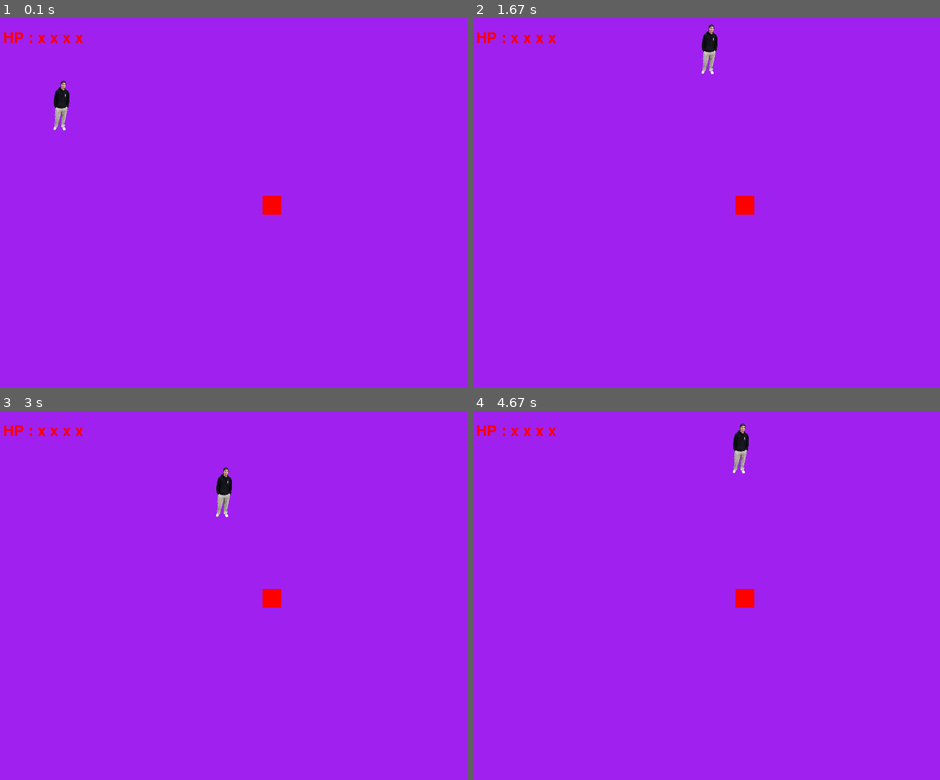
Above: before the commit, frames 1-4 (two rows, left to right).
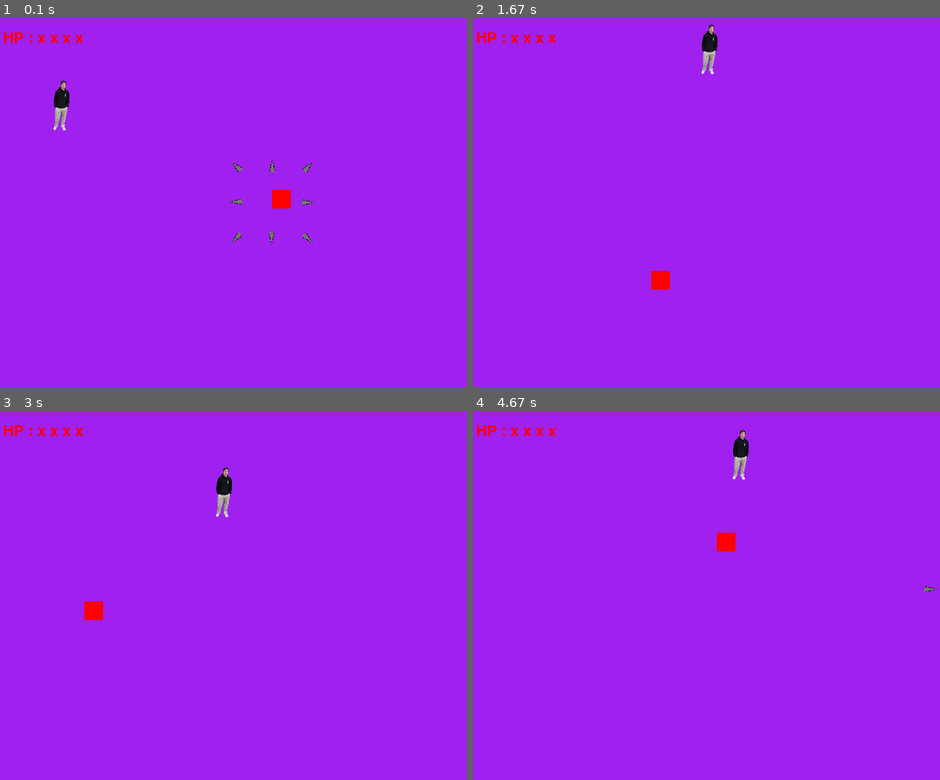
Above: after the commit, the same moments.

Repository: Marzzzbeats/Python_game
Game: pygame game, started from main.py
The game is run twice, just before and just after one commit, with the same random seed, the same clock (stepped at 60 frames per second) and the same inputs.
Inputs:
- Up to frame 1 (0.1 s): no input
- Up to frame 2 (1.67 s): hold Space 0.33-0.8 s; hold Right 0.33-0.8 s; hold Right 0.83-1.3 s; hold Up 1.33-1.63 s
- Up to frame 3 (3 s): hold Right 1.67-2.13 s; hold Left 2.17-2.7 s; hold Down from 2.73 s (still down)
- Up to frame 4 (4.67 s): release Down at 3.03 s; hold Left 3.07-3.47 s; hold Up 3.5-3.87 s; hold Right 3.9-4.53 s; hold Down from 4.57 s (still down)

The runs differ from the first frame. In frame 1, 0.5% of the frame differs, in the area x 49-68%, y 38-62%; in frame 2, 0.4%; in frame 3, 0.4%; in frame 4, 0.7%, in the area x 52-100%, y 3-54%.

Commit message:
spike attack

Diff:
--- a/attacks.py
+++ b/attacks.py
@@ -20,3 +20,26 @@
 
         if self.rect.y < 0 or self.ttl <= 0:
             self.kill()
+
+class Spike(pg.sprite.Sprite):
+
+    def __init__(self, x, y, dirx, diry, dammage):
+        super().__init__()
+        self.position = pg.Vector2(x, y)
+        self.direction = pg.Vector2(dirx, diry)
+        self.dammage = dammage
+        self.image = pg.image.load('./assets/spike.png').convert_alpha()
+        self.image = pg.transform.scale(self.image, (10, 20))
+        self.angle = self.direction.angle_to(pg.Vector2(0,-1))
+        self.image = pg.transform.rotate(self.image, self.angle)
+        self.rect = self.image.get_rect(center = (x,y))
+        self.speed = 700
+        self.velocity = self.direction * self.speed
+
+
+    def update(self, dt):
+        self.position += self.velocity * dt
+        self.rect.center = self.position
+
+        if self.rect.y < 0 or self.rect.y > 590 or self.rect.x < 0 or self.rect.x > 790 :
+            self.kill()
--- a/ennemy.py
+++ b/ennemy.py
@@ -1,5 +1,7 @@
 import pygame as pg
 import beings
+import attacks
+import random as rd
 
 class Ennemy(beings.Beings, pg.sprite.Sprite):
 
@@ -10,11 +12,58 @@
         self.image.fill("red")
         self.rect = self.image.get_rect(center = (x,y))
         self.dammage = 1
+        self.moove_rate = 0.5 #changement de directions par secondes
+        self.moove_counter = 1/self.moove_rate
+        self.shooting_rate = 0.5
+        self.shoot_timer = 1/self.shooting_rate
 
     def attack(self):
         """Lance une attaque"""
         print("Attaque!")
 
-    def update(self):
+    def randomMoove(self, dt):
+        """Bouge l'ennemi dans une direction aléatoire"""
+        self.moove_counter += dt
+        print(self.moove_counter)
+        speed = 300
+        if self.moove_counter >= self.moove_rate:
+            posx = rd.randint(-1, 1)
+            posy = rd.randint(-1, 1)
+            self.direction.x = posx
+            self.direction.y = posy
+            self.moove_counter = 0
+        velocity = self.direction * speed
+        self.position += velocity * dt
+        self.rect.x = self.position.x
+        self.rect.y = self.position.y
+
+    def spikeAttack(self, dt, projectiles_ennemy):
+        self.shoot_timer += dt
+        if self.shoot_timer >= 1/self.shooting_rate:
+            pos = [(-1,-1),(-1,0),(-1,1),(0,-1),(0,1),(1,-1),(1,0),(1,1)]
+            for position in pos:
+                projectile = attacks.Spike(self.position.x, self.position.y, position[0], position[1], 3)
+                projectiles_ennemy.add(projectile)
+                print("ok")
+            self.shoot_timer = 0
+        print(self.shoot_timer)
+
+    def update(self, dt, projectiles_ennemy):
+
+        if self.rect.y < 0 :
+            self.rect.y = 0
+            self.position.y = 0
+        if self.rect.y > 550:
+            self.rect.y = 550
+            self.position.y = 550
+        if self.rect.x < 0 :
+            self.rect.x = 0
+            self.position.x = 0
+        if self.rect.x > 750 :
+            self.rect.x = 750
+            self.position.x = 750
+
         if not self.alive:
             self.kill()
+        self.randomMoove(dt)
+        self.spikeAttack(dt, projectiles_ennemy)
--- a/main.py
+++ b/main.py
@@ -13,7 +13,8 @@
 ennemies = pg.sprite.Group()
 ennemy1 = ennemy.Ennemy("Mechant", 450, 300, 30, 30, 30)
 ennemies.add(ennemy1)
-projectiles = pg.sprite.Group() #crée un groupe pour les projectiles
+projectiles_player = pg.sprite.Group() #crée un groupe pour les projectiles
+projectiles_ennemy = pg.sprite.Group()
 
 
 def handle_events() -> list:
@@ -21,41 +22,29 @@
     keys = pg.key.get_pressed()
     return keys
 
-def update(dt:float, keys:list, player1:player.Player, ennemies, projectiles = projectiles):
+def update(dt:float, keys:list, player1:player.Player, ennemies, projectiles_player = projectiles_player, projectiles_ennemy = projectiles_ennemy):
     """Update l'état du jeu en fonction des évenements"""
-    player1.direction = pg.Vector2(0,0)
 
-    if keys[pg.K_RIGHT]:
-        player1.moove(dt, pg.Vector2(1,0))
-    if keys[pg.K_LEFT]:
-        player1.moove(dt, pg.Vector2(-1,0))
-    if keys[pg.K_DOWN]:
-        player1.moove(dt, pg.Vector2(0,1))
-    if keys[pg.K_UP]:
-        player1.moove(dt, pg.Vector2(0,-1))
-    if keys[pg.K_SPACE]:
-        player1.shoot(projectiles, dt)
-
-
-    #Mise en place des barières
-    if player1.rect.y < 0 :
-        player1.rect.y = 0
-    if player1.rect.y > 550:
-        player1.rect.y = 550
-    if player1.rect.x < 0 :
-        player1.rect.x = 0
-    if player1.rect.x > 750 :
-        player1.rect.x = 750
 
     collision = pg.sprite.spritecollide(player1, ennemies, False)
 
     for ennemy in collision:
         ennemy.attack()
         player1.hpLoss(ennemy.dammage)
+        player1.invulnerability()
         print(player1.hp)
         player1.isDead()
 
-    collisions = pg.sprite.groupcollide(projectiles,ennemies,False,False)
+    collision_player_projectile = pg.sprite.spritecollide(player1, projectiles_ennemy, False)
+
+    for proj in collision_player_projectile :
+        if not player1.touched :
+            player1.hpLoss(proj.dammage)
+            player1.invulnerability()
+            print(player1.hp)
+            player1.isDead()
+
+    collisions = pg.sprite.groupcollide(projectiles_player,ennemies,False,False)
 
     for projectile, hit_enemies in collisions.items():
         for enemy in hit_enemies:
@@ -63,18 +52,22 @@
             enemy.isDead()
             projectile.ttl -=1
 
-    ennemies.update()
+    player1.update(keys, projectiles_player, dt)
+
+    ennemies.update(dt, projectiles_ennemy)
+    projectiles_ennemy.update(dt)
 
 
 
-def draw(player1:player.Player, projectiles = projectiles, ennemies = ennemies):
+def draw(player1:player.Player, projectiles_player = projectiles_player, ennemies = ennemies, projectiles_ennemy = projectiles_ennemy):
     """Gère l'affichage des modifications à l'écran """
     screen.fill('purple')
     ennemies.draw(screen)
+    projectiles_ennemy.draw(screen)
     if player1.alive:
         screen.blit(player1.image, player1.rect)
         screen.blit(player1.displayHp(), (20,20))
-        projectiles.draw(screen)
+        projectiles_player.draw(screen)
     else :
         font = pg.font.Font(None, 36)
         text = font.render("GAME OVER", True, (255,0,0))
@@ -93,7 +86,7 @@
     keys = handle_events()
 
     update(dt, keys, player1, ennemies)
-    projectiles.update(dt)
+    projectiles_player.update(dt)
 
     draw(player1)
 
--- a/player.py
+++ b/player.py
@@ -9,8 +9,11 @@
         self.speed = 300
         self.image = pg.image.load('./assets/simon.png').convert_alpha()
         self.image = pg.transform.scale(self.image, (26.25, 80.5))
-        self.shooting_rate = 5 #shoot par secondes
+        self.shooting_rate = 20 #shoot par secondes
         self.shoot_timer = 1/self.shooting_rate
+        self.touched = False
+        self.touched_cooldown = 0.5
+        self.touched_time = 0
 
     def moove(self, dt, dir:pg.Vector2):
         self.direction = dir
@@ -43,4 +46,40 @@
             projectile = attacks.Projectile(self.position.x, self.position.y, 3)
             projectiles.add(projectile)
             self.shoot_timer = 0
-        print(self.shoot_timer)
+
+    def invulnerability(self):
+        self.touched = True
+        self.touched_time = 0
+
+    def update(self, keys, projectiles_player, dt):
+        self.touched_time += dt
+        if self.touched and self.touched_time > self.touched_cooldown:
+            self.touched = False
+
+        self.direction = pg.Vector2(0,0)
+
+        if keys[pg.K_RIGHT]:
+            self.moove(dt, pg.Vector2(1,0))
+        if keys[pg.K_LEFT]:
+            self.moove(dt, pg.Vector2(-1,0))
+        if keys[pg.K_DOWN]:
+            self.moove(dt, pg.Vector2(0,1))
+        if keys[pg.K_UP]:
+            self.moove(dt, pg.Vector2(0,-1))
+        if keys[pg.K_SPACE]:
+            self.shoot(projectiles_player, dt)
+
+
+        #Mise en place des barières
+        if self.rect.y < 0 :
+            self.rect.y = 0
+            self.position.y = 0
+        if self.rect.y > 550:
+            self.rect.y = 550
+            self.position.y = 550
+        if self.rect.x < 0 :
+            self.rect.x = 0
+            self.position.x = 0
+        if self.rect.x > 750 :
+            self.rect.x = 750
+            self.position.x = 750
Binary file added: assets/spike.png
